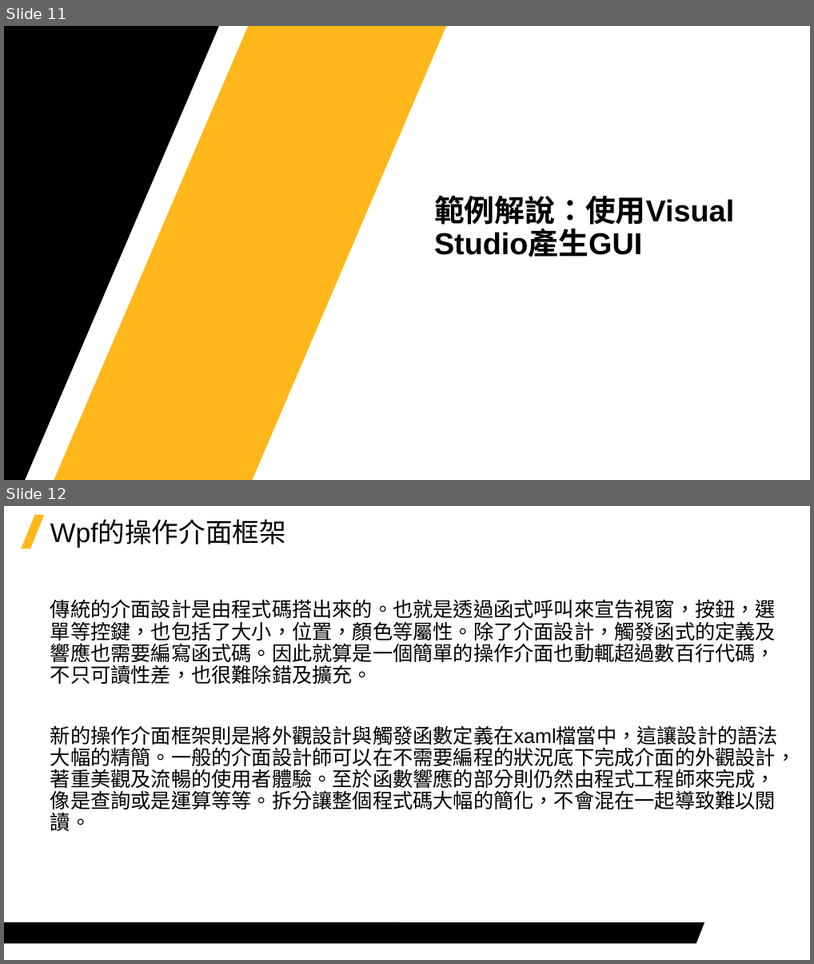
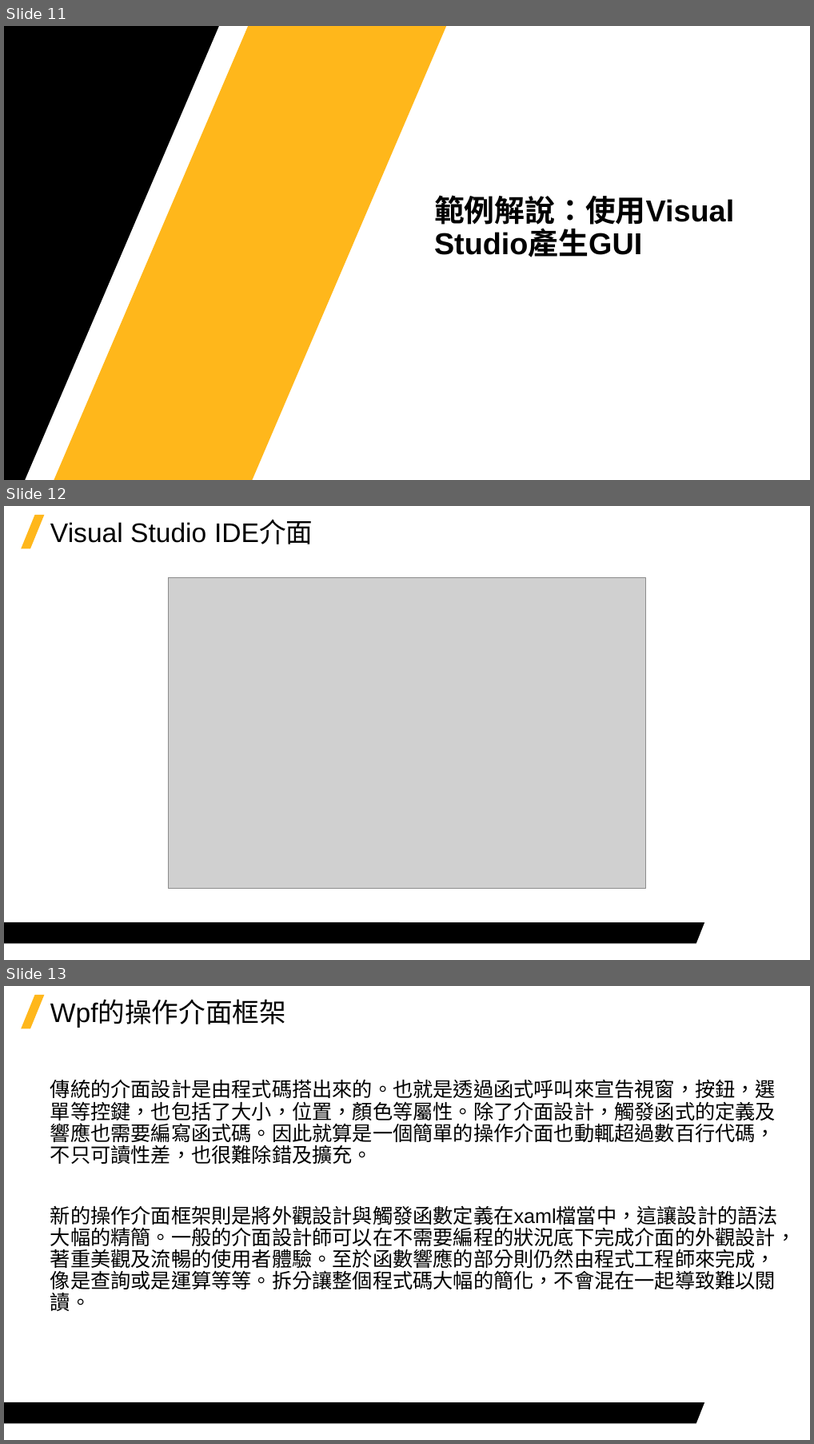
Before and after one commit to Jerrick-cheng/AEDT-Automation-Camp, a slide deck: 上課教材/Week5.pptx. Shown one above the other, each under a label of ours: slides 11 and 12 before the commit, slides 11, 12 and 13 after it. The pictures are 814x964 and 814x1444 pixels, drawn with LibreOffice and Linux fonts; fonts in the diff are those of the drawing; grey boxes stand for pictures; background and template pictures are left out. Boxes give left, top, right and bottom in pixels: in the first picture for what was removed or moved away, otherwise in the second. Text is boxed around its words. In the diff, an @@ line names an element or a change of style, - is before the commit and + after.

```diff
--- a/上課教材/Week5.pptx
+++ b/上課教材/Week5.pptx
@@ slide 12 added at [4, 506, 810, 960], background #FFFFFF; not listed: 2 template elements that a slide beside it also shows @@
@@ title added at [50, 520, 313, 544], 32 pt, text #000000 @@
+Visual Studio IDE介面
@@ picture added at [169, 578, 646, 888] @@
@@ what was slide 12 is now slide 13 @@
```
Also in this commit, not shown: 6 slides changed, 4 other slides added, 1 slide removed, 2 other files.
